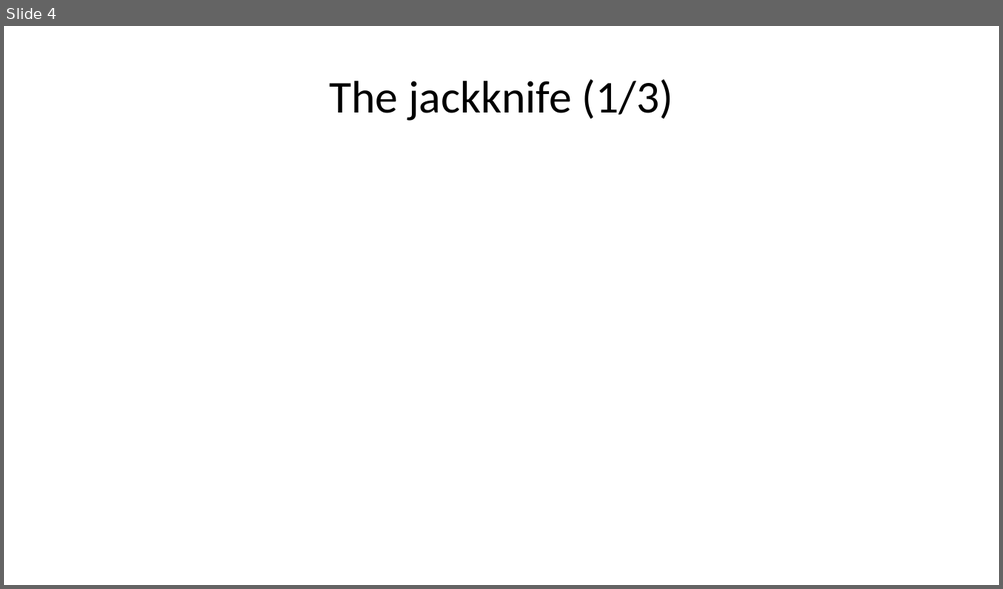
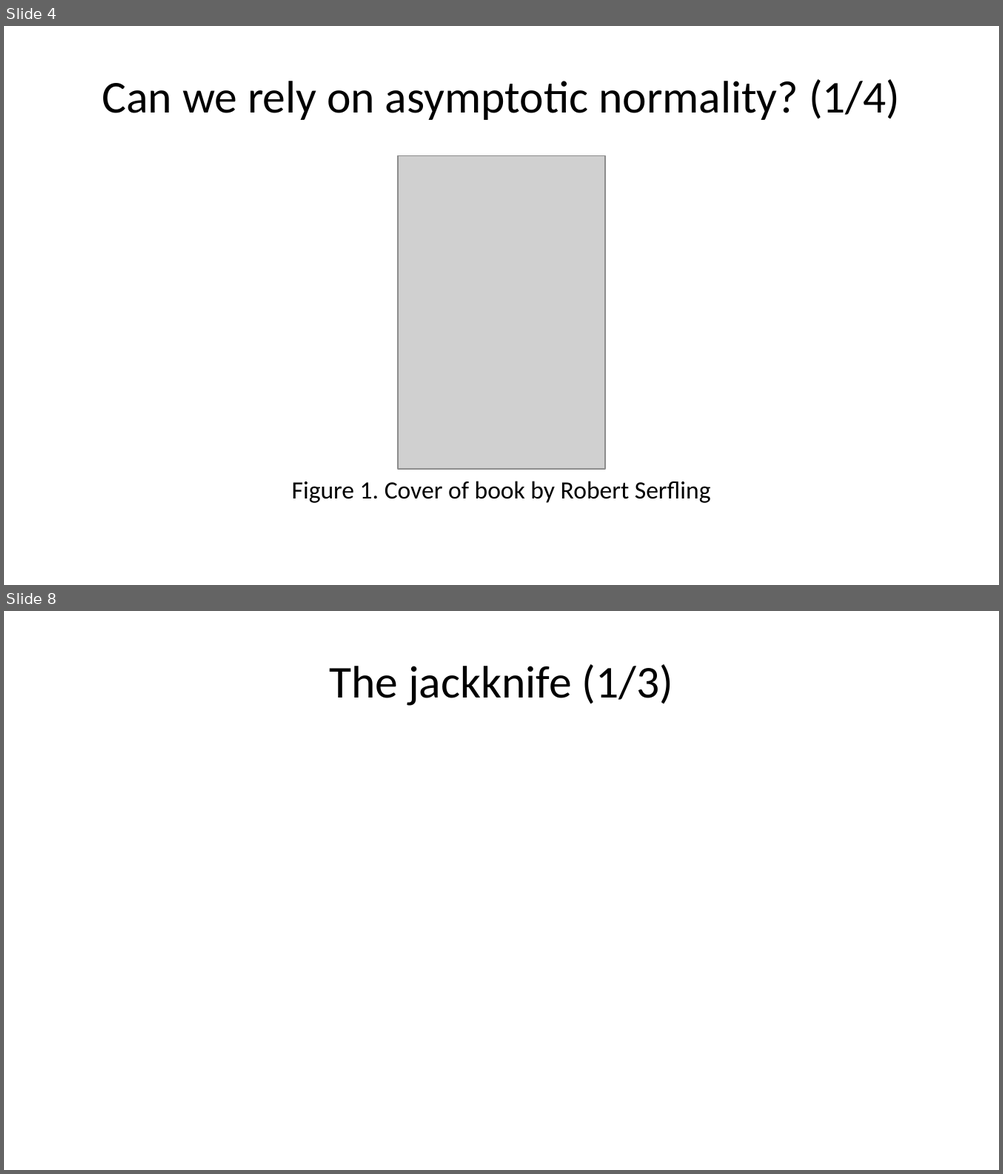
Before and after one commit to pmean/papers-and-presentations, a slide deck: bootstrap/src/bootstrap-slides.pptx. Shown one above the other, each under a label of ours: slide 4 before the commit, slides 4 and 8 after it; the slides between them are not shown. The pictures are 1003x589 and 1003x1174 pixels, drawn with LibreOffice and Linux fonts; fonts in the diff are those of the drawing; grey boxes stand for pictures. Boxes give left, top, right and bottom in pixels: in the first picture for what was removed or moved away, otherwise in the second. Text is boxed around its words. In the diff, an @@ line names an element or a change of style, - is before the commit and + after.

Commit message:
Added CART images to bootstrap talk

```diff
--- a/bootstrap/src/bootstrap-slides.pptx
+++ b/bootstrap/src/bootstrap-slides.pptx
@@ slide 4 added at (4,26,999,585), background #FFFFFF @@
@@ title added at (102,79,899,120), 33 pt, text #000000 @@
+Can we rely on asymptotic normality? (1/4)
@@ picture added at (398,156,605,469) @@
@@ text added at (292,481,711,503), 18 pt, text #000000 @@
+Figure 1. Cover of book by Robert Serfling
@@ what was slide 4 is now slide 8 @@
```
Also in this commit, not shown: 3 slides changed, 7 other slides added, 1 slide removed, 5 other files.
